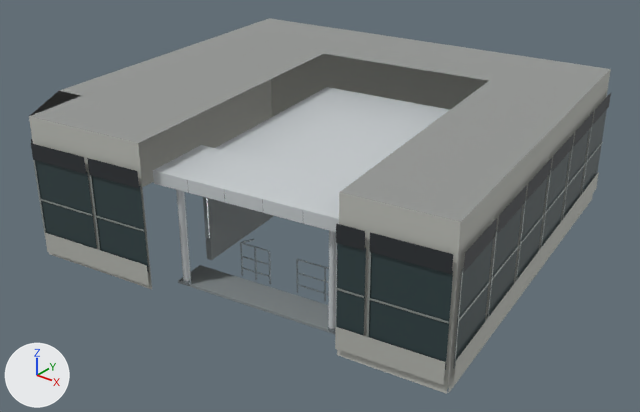
The glTF model assets/street/hachiko-fit/web/a8.glb, before and after one commit.
Rendered twice from a camera (50 mm lens) standing at (49.9, -65.86, 13.07) and looking at (34.37, -46.45, 1.03). The axes (+X, +Y, +Z) are drawn at lower left. The lights are the same throughout. The older version comes first. Where no turn or scale is listed for an object, it has been applied to the vertices. Vertices at exactly the same position are counted once.

The first picture shows 'A8_01_Pale_aluminium_cladding', 'A8_02_Neutral_base_and_omitted_content', 'A8_03_Brushed_silver_structure', 'plaza-kiosk_frame', 'plaza-kiosk_glass0', 'plaza-kiosk_glass1', 'plaza-kiosk_glass2', 'plaza-kiosk_roof', 'plaza-kiosk_sign_housing', 'plaza-kiosk_spandrel', 'plaza-kiosk_wall'.
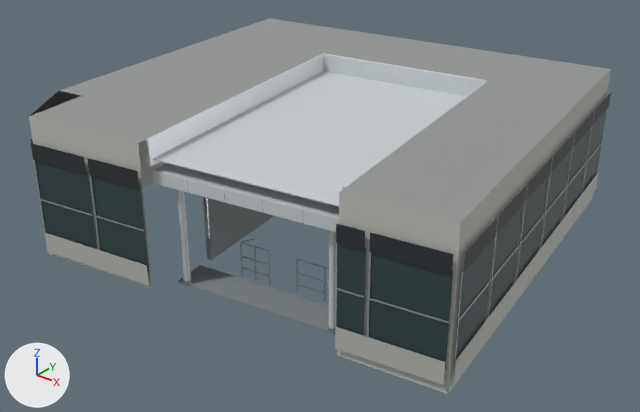
Boxes (x1, y1, x2, y2) around the edits, measured in the pictures (640 x 412 px):
'A8_01_Pale_aluminium_cladding', reshaped
    before: (153, 87, 449, 329)
    after: (146, 53, 489, 329)
part 1 of me_cube_041, added
    after: (146, 53, 489, 207)

The change, as a list of edits to the scene's bpy script:
```text
Change me_cube_041:
    used by ob_a8_01_pale_aluminium_cladding; location = (35.25, -47.0, 0.14)
    remove me_cube_041.from_pydata(...)  # 488 vertices, 940 faces; spans x -3.34..3.51, y -4.83..4.78, z 0.08..3.85
    add me_cube_041.from_pydata(...)  # 520 vertices, 988 faces; spans x -3.58..3.58, y -4.94..4.98, z 0.08..4.47
    me_cube_041 part 1
    20 vertices are added at x -3.58..3.58, y -4.94..4.98, z 3.7..3.9
    12 new vertices lie (0.0, 0.0, 0.77) away from vertices in x -3.58..3.58, y -4.94..4.98, z 3.7
    48 new faces join them
```
